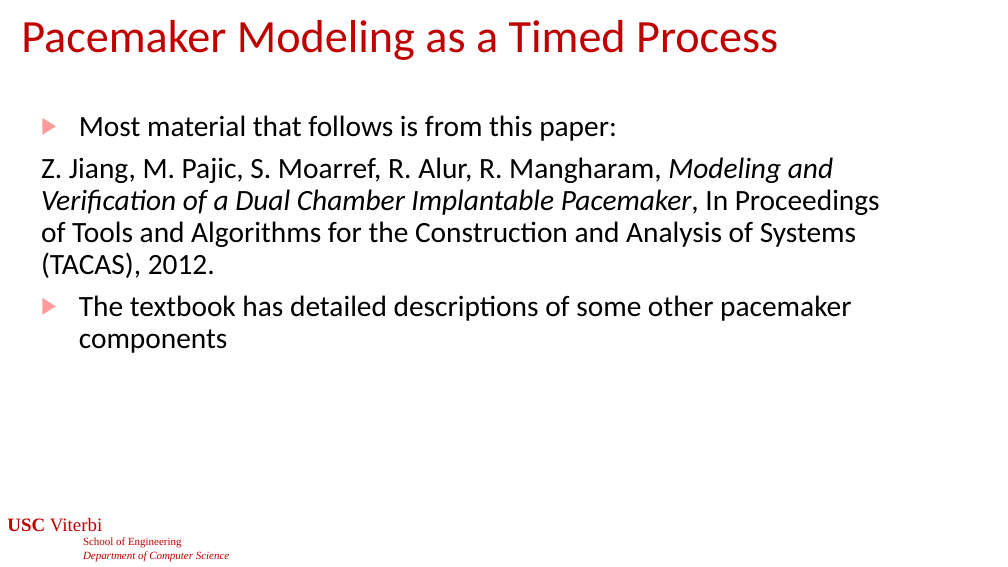
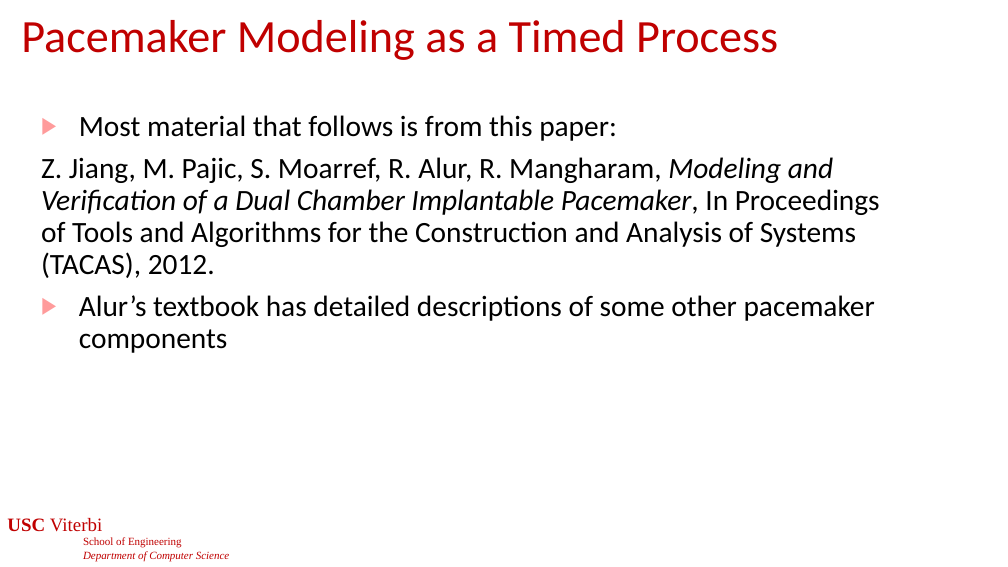
Before and after one commit to jdeshmukh/jdeshmukh.github.io, a slide deck: slide 20 of teaching/cs513slides/lecture2-Timed-Models.pptx (slide 19 before the commit). Drawn at 1008x567 pixels with LibreOffice and Linux fonts; fonts in the diff are those of the drawing; background and template pictures are left out. Boxes give left, top, right and bottom in pixels: in the first picture for what was removed or moved away, otherwise in the second. Text is boxed around its words. In the diff, an @@ line names an element or a change of style, - is before the commit and + after.

```diff
--- a/teaching/cs513slides/lecture2-Timed-Models.pptx
+++ b/teaching/cs513slides/lecture2-Timed-Models.pptx
@@ text at <box>79,295,875,353</box>: text changed @@
-▶ The textbook has detailed descriptions of some other pacemaker components
+▶ Alur’s textbook has detailed descriptions of some other pacemaker components
```
Also in this commit, not shown: 3 other slides changed, 1 slide added, 4 other files.
